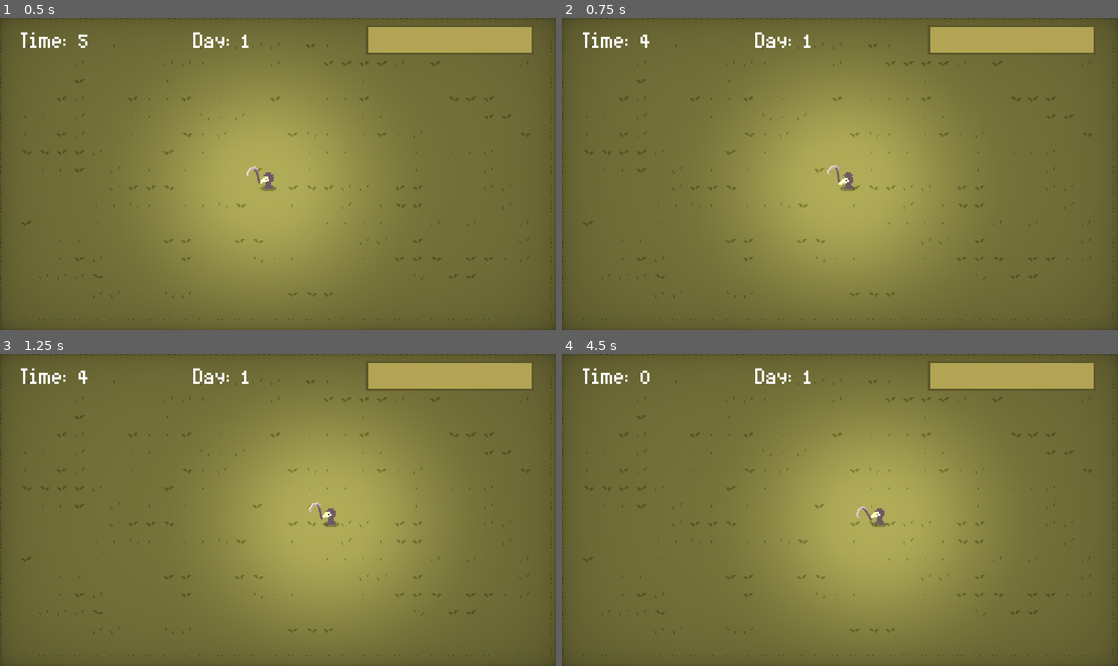
Above: before the commit, frames 1-4 (two rows, left to right).
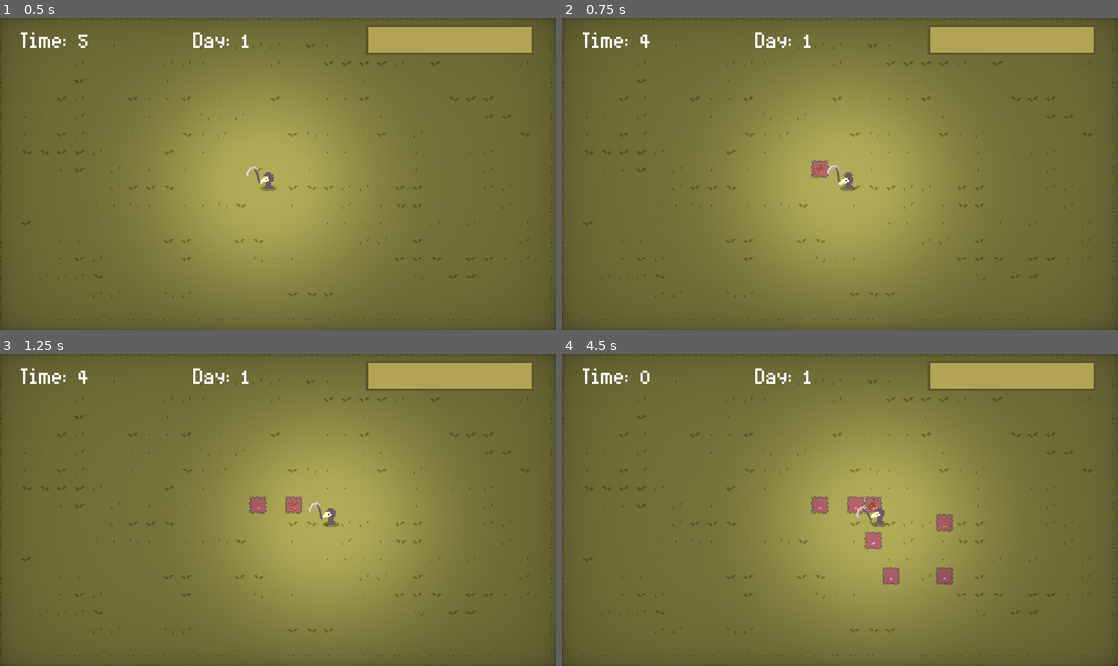
Above: after the commit, the same moments.

Repository: AJ08Coder/LudumDare52
Game: Godot game, scene res://Enviroment/World.tscn
Two runs of this game, one before a commit and one after it. Both use one fixed random seed, a clock stepped at 60 frames per second and the inputs below.
Inputs (mouse positions are in pixels of both pictures, inside the frame that each line leads up to):
- Up to frame 1 (0.5 s): no input
- Up to frame 2 (0.75 s): tap Enter at 0.5 s; move the mouse to (667, 39) at 0.52 s; hold D (move_right) from 0.53 s (still down); hold E (plant) from 0.53 s (still down)
- Up to frame 3 (1.25 s): keep holding D (move_right); keep holding E (plant)
- Up to frame 4 (4.5 s): move the mouse to (728, 525) at 1.27 s; release D (move_right) at 1.28 s; release E (plant) at 1.28 s; hold S (move_down) 1.28-2.03 s; click (728, 525) at 1.35 s; tap E (plant) at 1.55, 2.85, 3.8, 4.35 s; move the mouse to (895, 441) at 2.02 s; hold D (move_right) 2.03-2.78 s; hold E (plant) 2.03-2.78 s; move the mouse to (812, 572) at 2.77 s; hold W (move_up) 2.78-3.53 s; move the mouse to (1006, 556) at 3.52 s; press the mouse at (1006, 556) at 3.53 s; hold A (move_left) from 3.53 s (still down); move the mouse to (673, 463) at 4.27 s; release the mouse at (673, 463) at 4.28 s

Frame 1 is identical in both runs. In frame 2, 0.2% of the frame differs, in the area x 44-48%, y 45-52%; in frame 3, 0.3%; in frame 4, 1.1%, in the area x 44-71%, y 45-74%.
Error before the commit: Attempt to call function 'play' in base 'null instance' on a null instance. (res://Characters/Player/Player.gd:127)

Commit message:
Plant sound fix

Diff:
--- a/Characters/Player/Player.tscn
+++ b/Characters/Player/Player.tscn
@@ -9,6 +9,7 @@
 [ext_resource path="res://gradslol.png" type="Texture" id=7]
 [ext_resource path="res://Art/shadow.png" type="Texture" id=8]
 [ext_resource path="res://Sounds/swipe.wav" type="AudioStream" id=9]
+[ext_resource path="res://Sounds/plant.wav" type="AudioStream" id=10]
 
 [sub_resource type="RectangleShape2D" id=7]
 extents = Vector2( 3, 6.5 )
@@ -440,6 +441,9 @@
 anims/Hurt = SubResource( 15 )
 anims/RESET = SubResource( 16 )
 
+[node name="PlantSound" type="AudioStreamPlayer2D" parent="."]
+stream = ExtResource( 10 )
+
 [connection signal="animation_finished" from="Hand/MeeleWeapon/HitBox/AnimationPlayer" to="." method="_on_AnimationPlayer_animation_finished"]
 [connection signal="body_entered" from="Attract" to="." method="_on_Attract_body_entered"]
 [connection signal="body_exited" from="Attract" to="." method="_on_Attract_body_exited"]
Not shown: 1 places in Characters/Player/Player.tscn that only renumber resources
